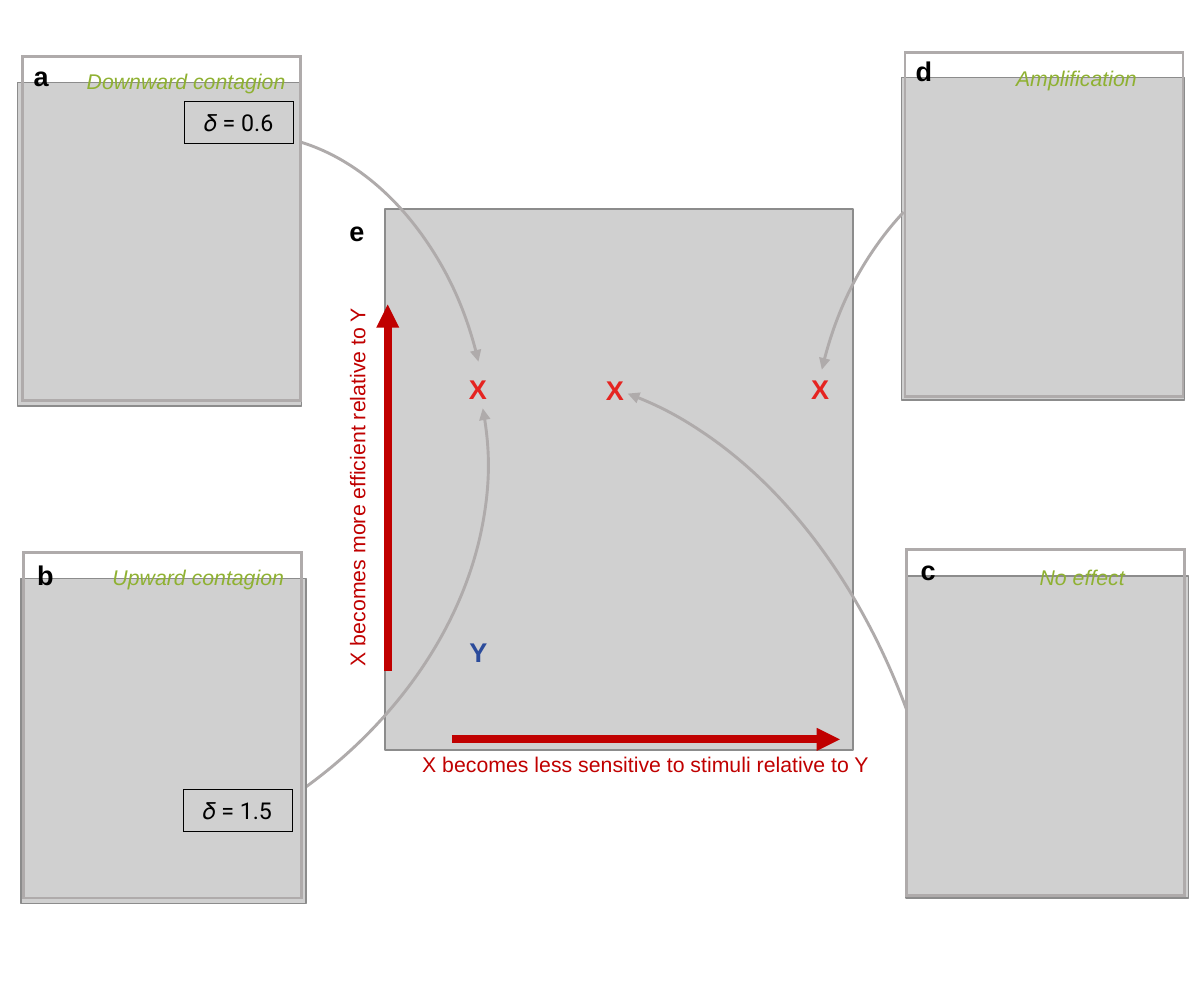
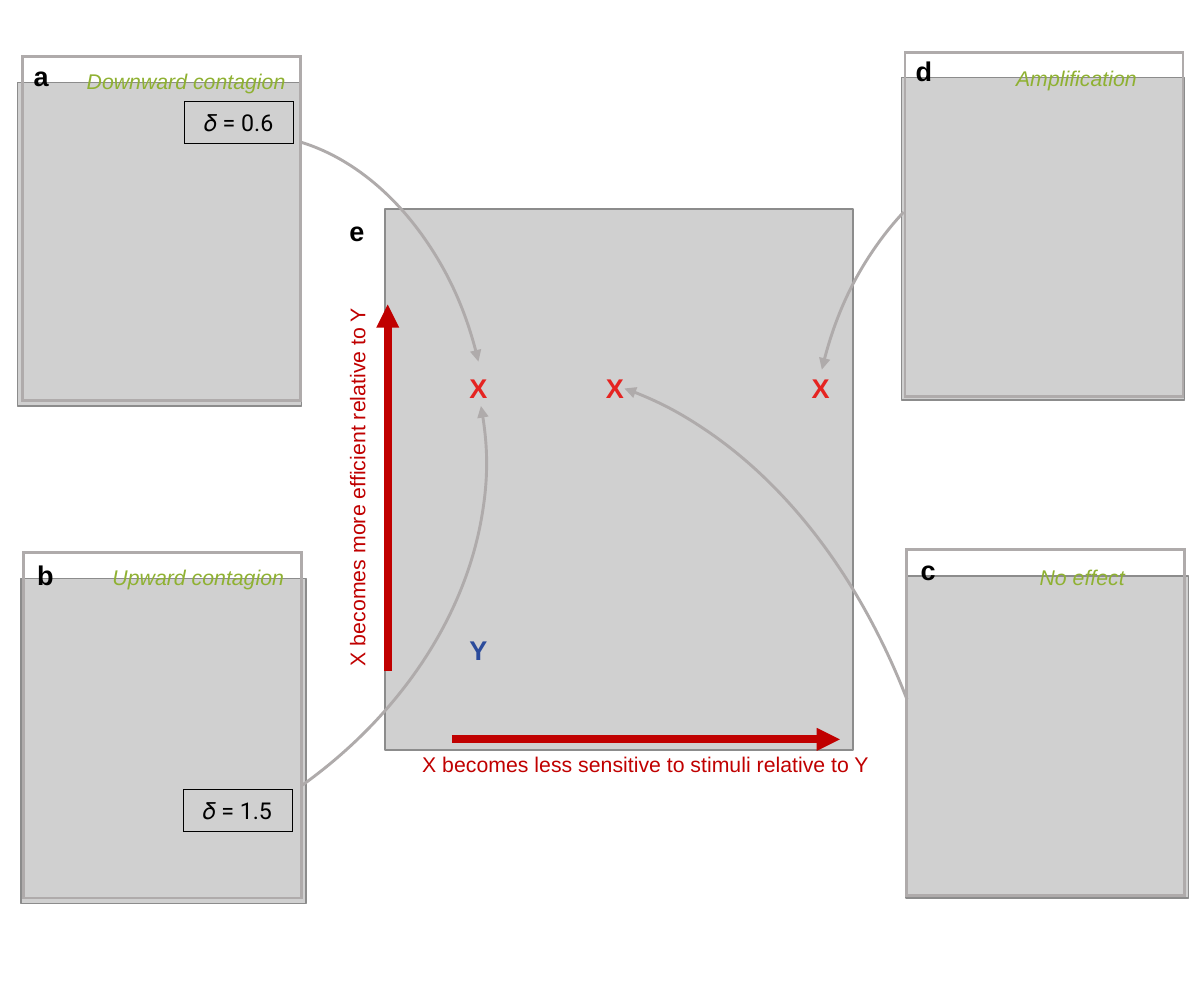
Before and after one commit to marikawakatsu/mixing-model, a slide deck: slide 6 of slides/figures_191206.pptx. Drawn at 1204x986 pixels with LibreOffice and Linux fonts; fonts in the diff are those of the drawing; grey boxes stand for pictures. Boxes give left, top, right and bottom in pixels: in the first picture for what was removed or moved away, otherwise in the second. Text is boxed around its words. In the diff, an @@ line names an element or a change of style, - is before the commit and + after.

```diff
--- a/slides/figures_191206.pptx
+++ b/slides/figures_191206.pptx
@@ arc (boxed as its full ellipse) at (0, 31, 607, 986): proportions changed @@
@@ arc (boxed as its full ellipse) at (86, 334, 1011, 986): proportions changed @@
@@ arc (boxed as its full ellipse): place and size @@
-arc (boxed as its full ellipse) at (97, 337, 1008, 986)
+arc (boxed as its full ellipse) at (86, 334, 1011, 986)
@@ letter outline none to #FFFFFF 0.05 pt in 3 elements at (469, 379, 487, 398), (606, 379, 624, 398), (469, 641, 487, 660) @@
```
Also in this commit, not shown: 1 slide added, 10 other files.
